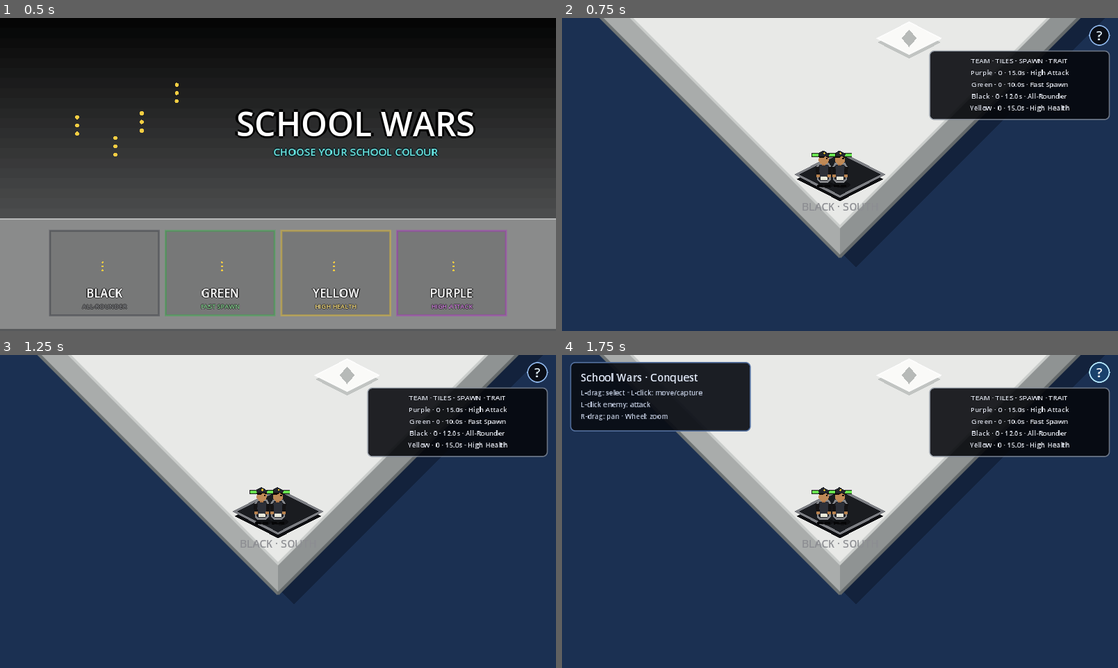
Above: before the commit, frames 1-4 (two rows, left to right).
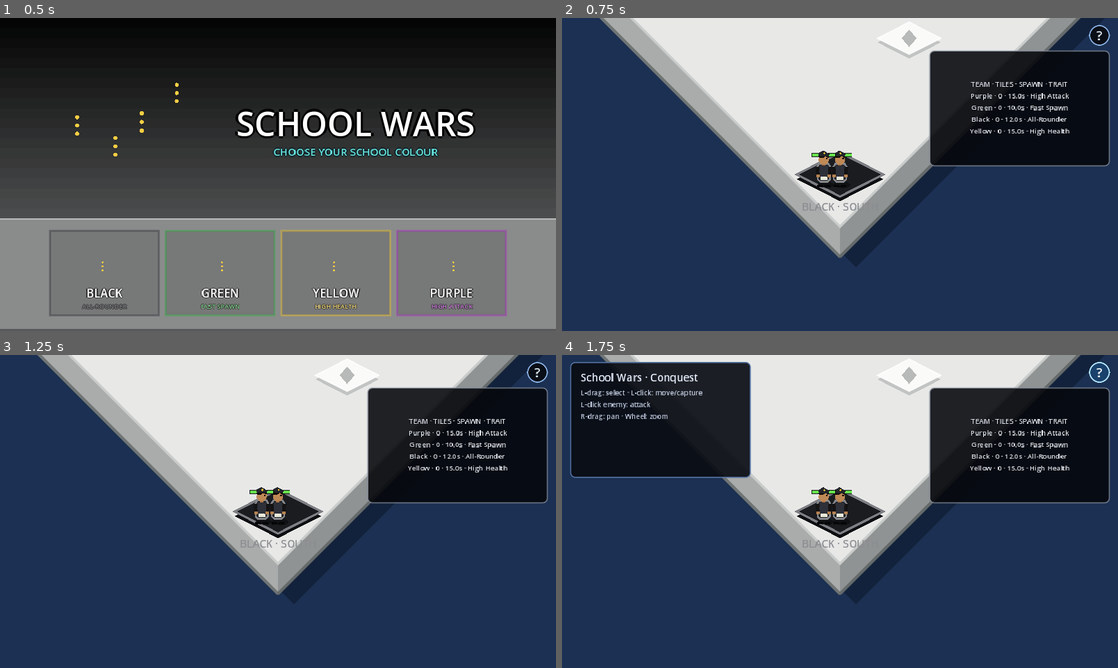
Above: after the commit, the same moments.

Repository: knigfty/school-wars
Game: Godot game, scene res://Scenes/main.tscn
Same seed, same stepped clock (60 frames per second), same inputs: the game is played once before the commit and once after it.
Inputs (mouse positions are in pixels of both pictures, inside the frame that each line leads up to):
- Up to frame 1 (0.5 s): no input
- Up to frame 2 (0.75 s): click (667, 274) at 0.5 s
- Up to frame 3 (1.25 s): no input
- Up to frame 4 (1.75 s): click "?" at 1.25 s

Frame 1 is identical in both runs. In frame 2, 5.7% of the frame differs, in the area x 66-99%, y 13-48%; in frame 3, 5.7%; in frame 4, 11%, in the area x 1-99%, y 13-48%.

Commit message:
fix: match HUD panels at exact rendered height

Diff:
--- a/Scenes/movement_test.tscn
+++ b/Scenes/movement_test.tscn
@@ -224,11 +224,11 @@
 
 [node name="Instructions" type="PanelContainer" parent="HUD"]
 visible = false
-custom_minimum_size = Vector2(312, 120)
+custom_minimum_size = Vector2(312, 200)
 offset_left = 14.0
 offset_top = 12.0
 offset_right = 326.0
-offset_bottom = 132.0
+offset_bottom = 212.0
 theme_override_styles/panel = SubResource("StyleBoxFlat_panel")
 
 [node name="MarginContainer" type="MarginContainer" parent="HUD/Instructions"]
@@ -251,14 +251,14 @@
 label_settings = SubResource("LabelSettings_body")
 
 [node name="StatusPanel" type="PanelContainer" parent="HUD"]
-custom_minimum_size = Vector2(312, 120)
+custom_minimum_size = Vector2(312, 200)
 anchors_preset = 1
 anchor_left = 1.0
 anchor_right = 1.0
 offset_left = -326.0
 offset_top = 56.0
 offset_right = -14.0
-offset_bottom = 176.0
+offset_bottom = 256.0
 grow_horizontal = 0
 theme_override_styles/panel = SubResource("StyleBoxFlat_status")
 
